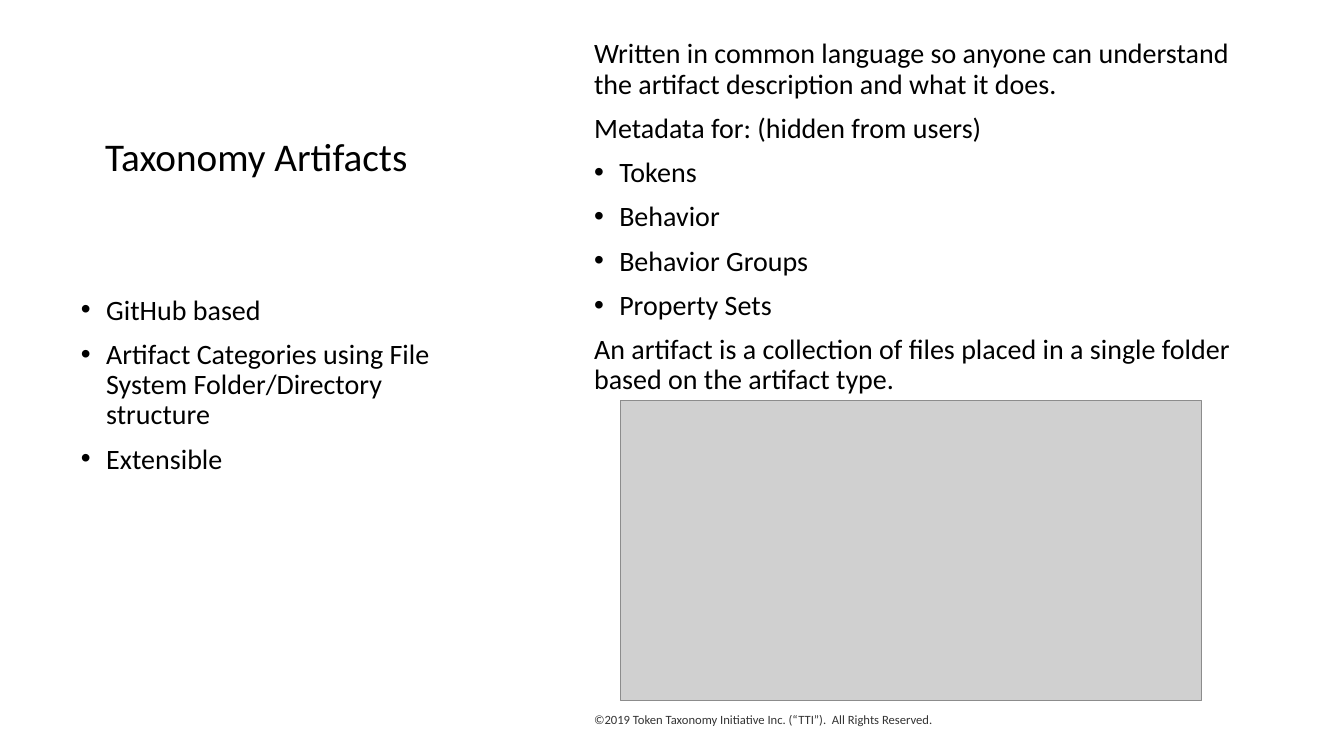
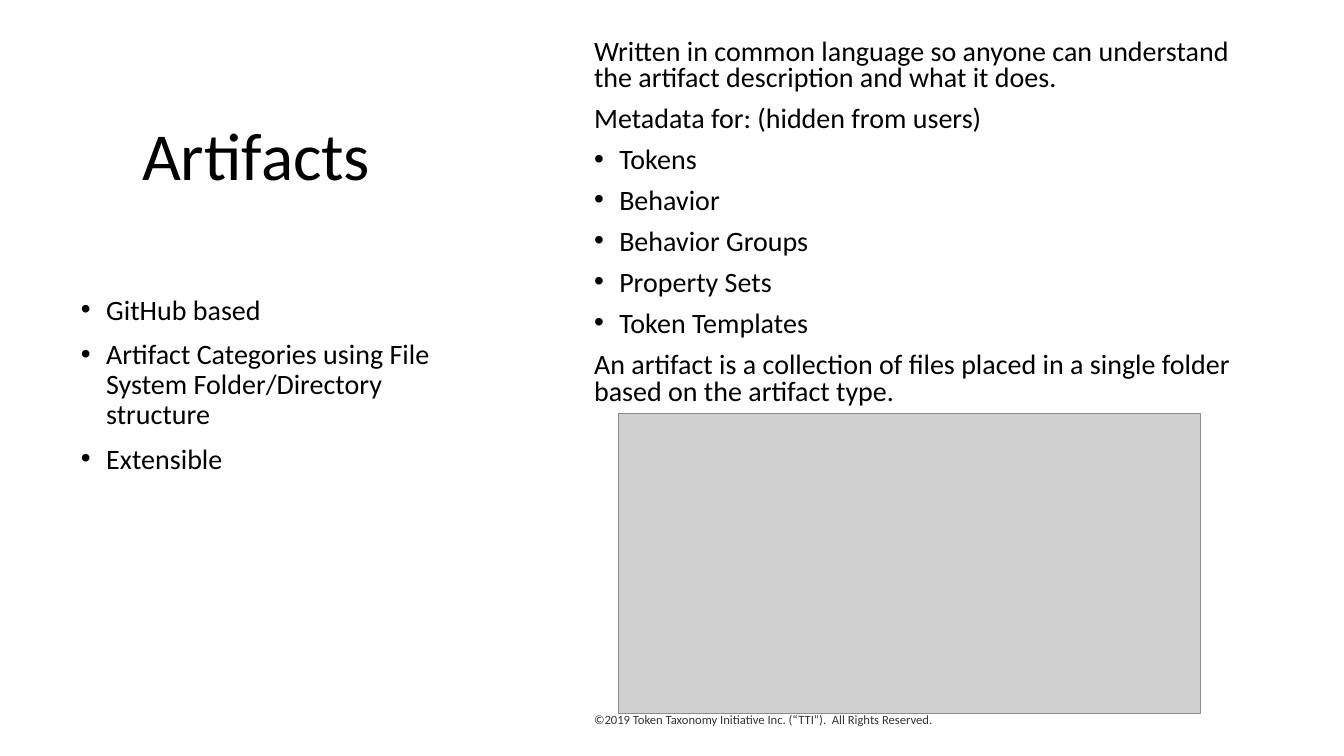
Before and after one commit to vipinsun/TokenTaxonomyFramework-pub, a slide deck: slide 8 of presentations/TTF-Presentation.pptx (slide 7 before the commit). Drawn at 1344x756 pixels with LibreOffice and Linux fonts; fonts in the diff are those of the drawing; grey boxes stand for pictures. Boxes give left, top, right and bottom in pixels: in the first picture for what was removed or moved away, otherwise in the second. Text is boxed around its words. In the diff, an @@ line names an element or a change of style, - is before the commit and + after.

```diff
--- a/presentations/TTF-Presentation.pptx
+++ b/presentations/TTF-Presentation.pptx
@@ text at (594,41,1230,406): line spacing 0.9 to 0.8 @@
@@ title at (142,133,370,181): text changed; size 28 to 48 pt @@
-Taxonomy Artifacts
+Artifacts
@@ text at (619,313,808,338): paragraph added @@
+• Token Templates
@@ picture: place and size @@
-picture at (621,401,1203,702)
+picture at (619,413,1201,714)
```
Also in this commit, not shown: 15 other slides changed, 5 slides added, 20 other files.
